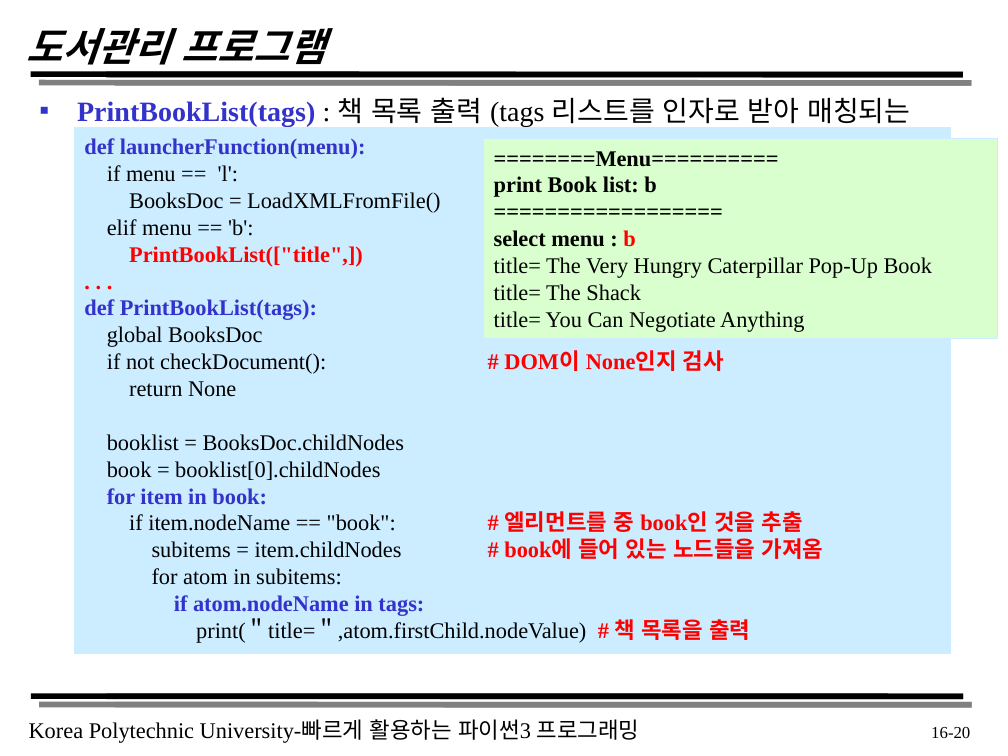
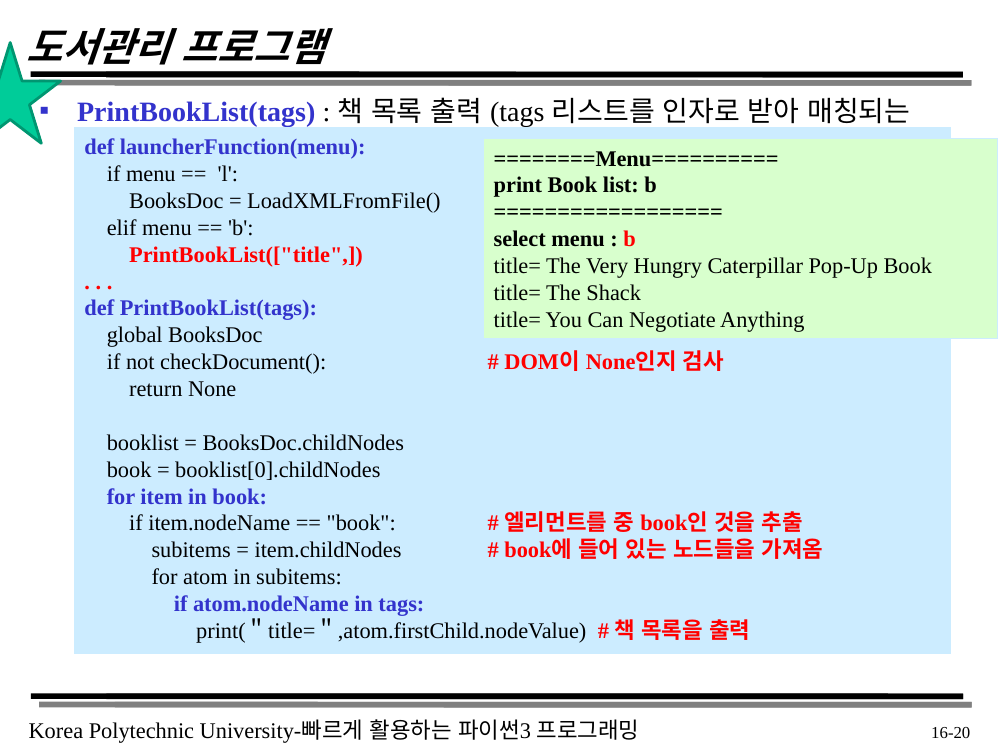
Before and after one commit to dw5450/3rd_grade_study, a slide deck: slide 20 of 스크립트언어/강의 자료/chapter16.pptx. Drawn at 1008x756 pixels with LibreOffice and Linux fonts; fonts in the diff are those of the drawing. Boxes give left, top, right and bottom in pixels: in the first picture for what was removed or moved away, otherwise in the second. Text is boxed around its words. In the diff, an @@ line names an element or a change of style, - is before the commit and + after.

```diff
--- a/스크립트언어/강의 자료/chapter16.pptx
+++ b/스크립트언어/강의 자료/chapter16.pptx
@@ star added at [0,42,60,143], fill #00CC99, outline #009771 2 pt @@
```
Also in this commit, not shown: 3 other slides changed.
